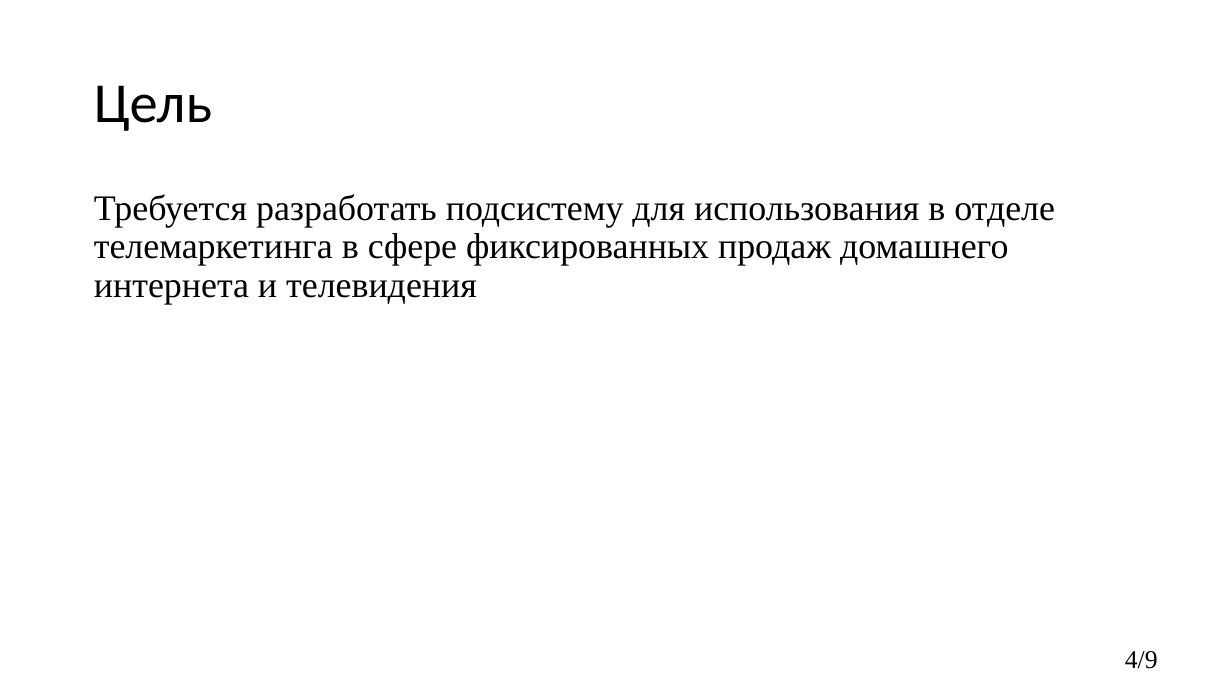
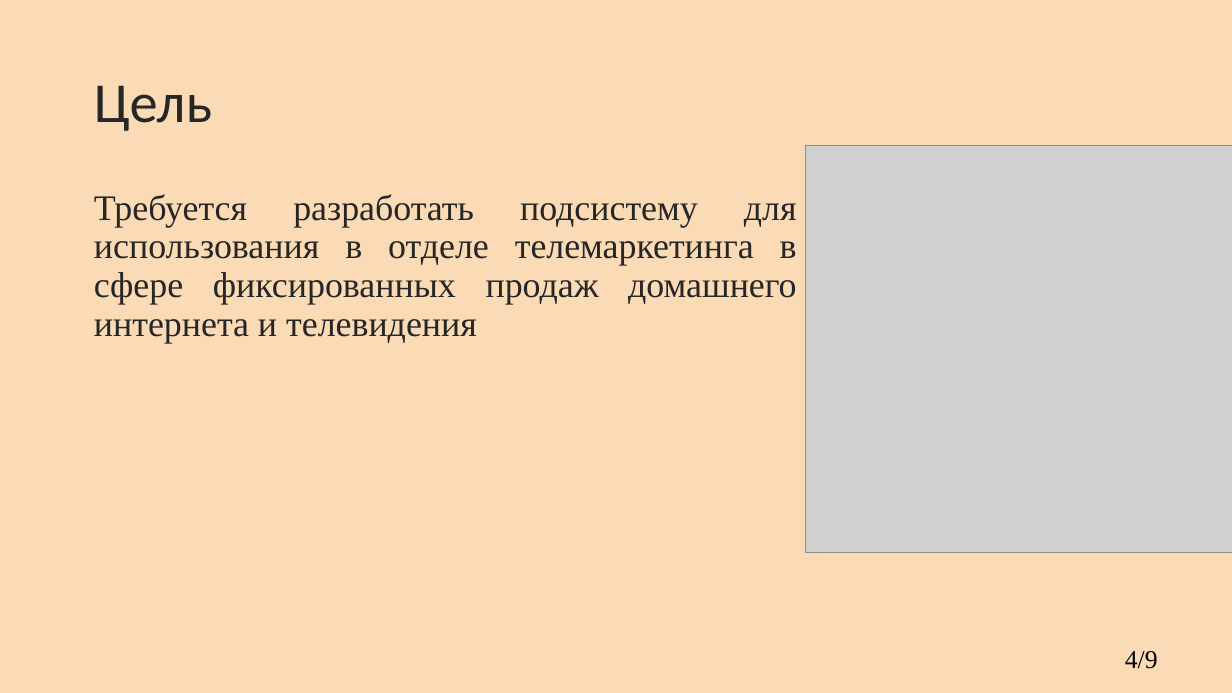
Before and after one commit to kkerra/CourseProject, a slide deck: slide 4 of кп.pptx. Drawn at 1232x693 pixels with LibreOffice and Linux fonts; fonts in the diff are those of the drawing; grey boxes stand for pictures; background and template pictures are left out. Boxes give left, top, right and bottom in pixels: in the first picture for what was removed or moved away, otherwise in the second. Text is boxed around its words. In the diff, an @@ line names an element or a change of style, - is before the commit and + after.

```diff
--- a/кп.pptx
+++ b/кп.pptx
@@ background #FFFFFF to #FADBB5 @@
@@ title "Цель" at (94,85,212,131): text colour #000000 to #262626 @@
@@ picture added at (806,146,1232,553) @@
@@ text "Требуется разработать подсистему для использования ..." at (94,194,797,344): text colour #000000 to #262626; alignment left to justified @@
```
Also in this commit, not shown: 9 other slides changed, 2 other files.
